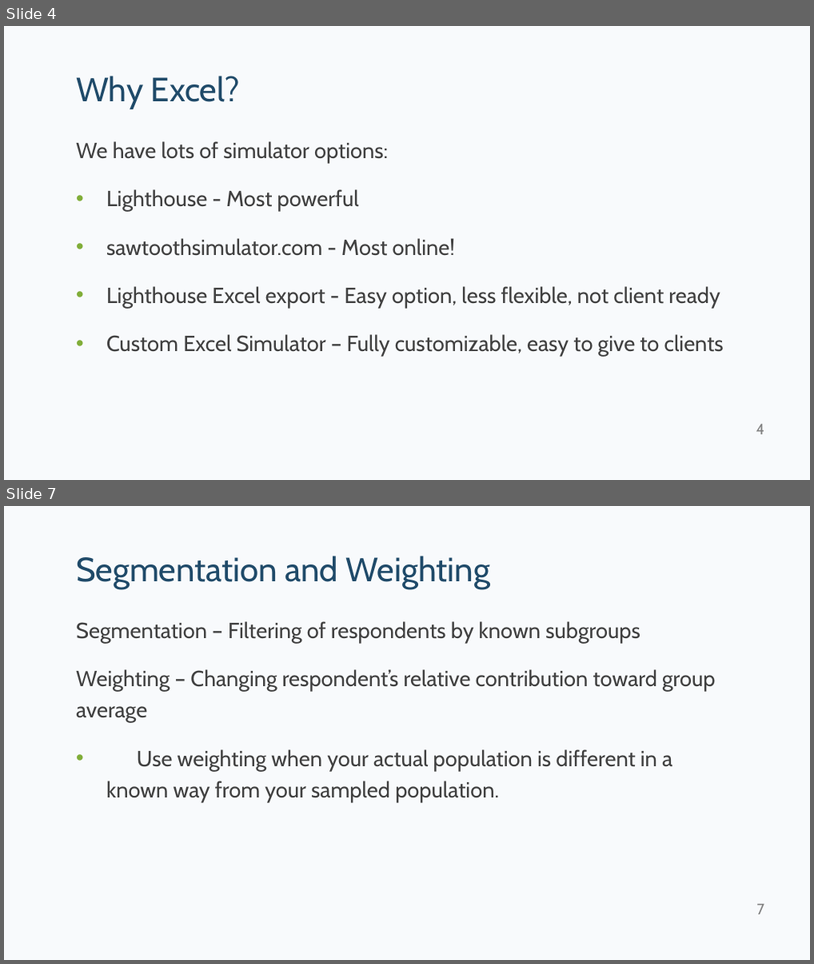
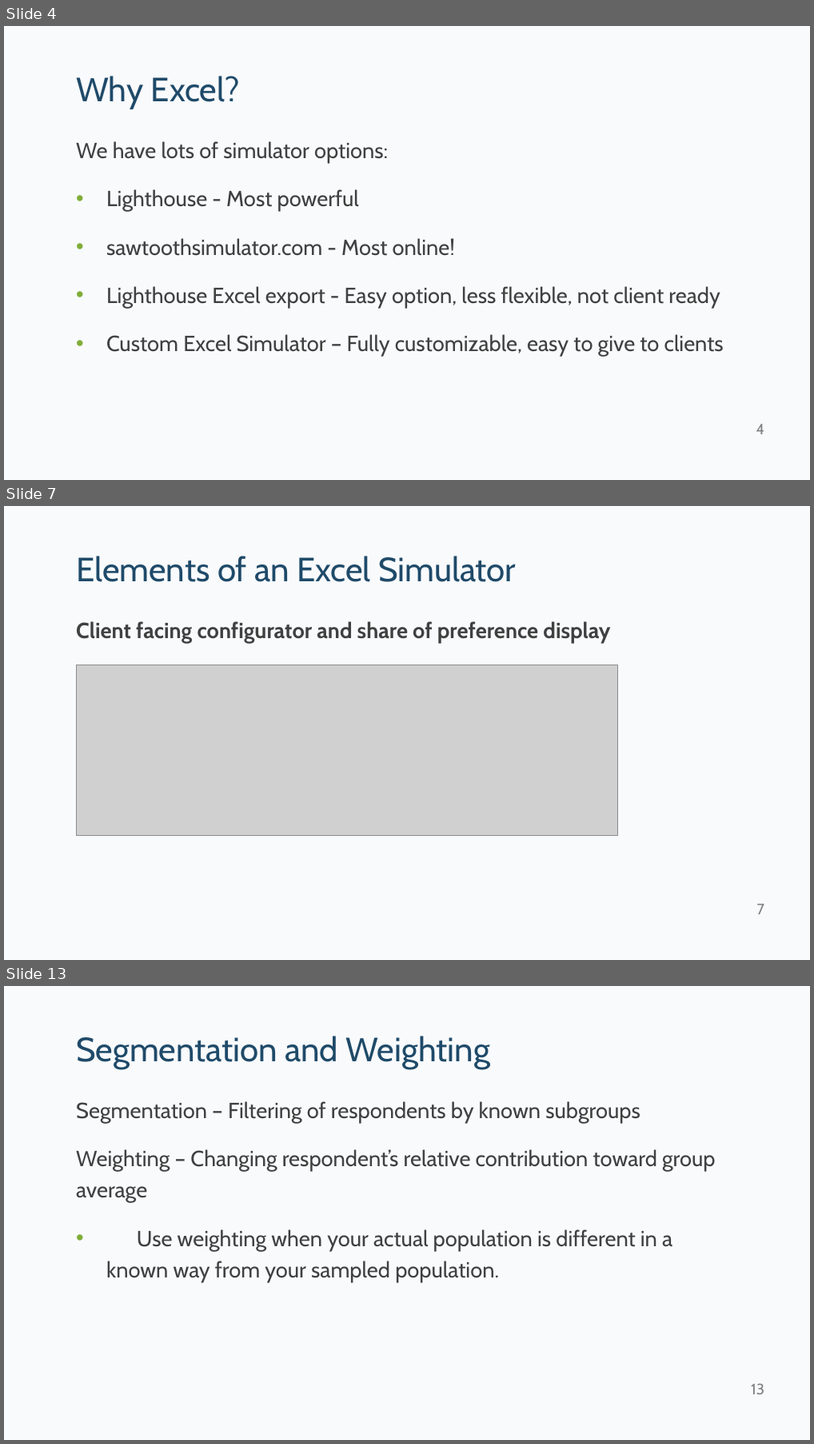
Before and after one commit to kpfairchild/ExcelSimulator, a slide deck: Excel Simulator Tips and Tricks.pptx. Shown one above the other, each under a label of ours: slides 4 and 7 before the commit, slides 4, 7 and 13 after it; the slides between them are not shown. The pictures are 814x964 and 814x1444 pixels, drawn with LibreOffice and Linux fonts; fonts in the diff are those of the drawing; grey boxes stand for pictures. Boxes give left, top, right and bottom in pixels: in the first picture for what was removed or moved away, otherwise in the second. Text is boxed around its words. In the diff, an @@ line names an element or a change of style, - is before the commit and + after.

```diff
--- a/Excel Simulator Tips and Tricks.pptx
+++ b/Excel Simulator Tips and Tricks.pptx
@@ slide 7 added at (4, 506, 810, 960), background #F8FAFC @@
@@ title added at (76, 556, 516, 582), 40 pt, text #1F4A69 @@
+Elements of an Excel Simulator
@@ text added at (76, 621, 610, 643), 26 pt, text #404040, bold @@
+Client facing configurator and share of preference display
@@ picture added at (76, 664, 618, 836) @@
@@ page number added at (758, 904, 765, 914), 18 pt, text #808080 @@
+7
@@ what was slide 7 is now slide 13 @@
@@ page number at (751, 1383, 765, 1394): text changed @@
-7
+13
```
Also in this commit, not shown: 8 slides changed, 4 other slides added, 3 other files.
